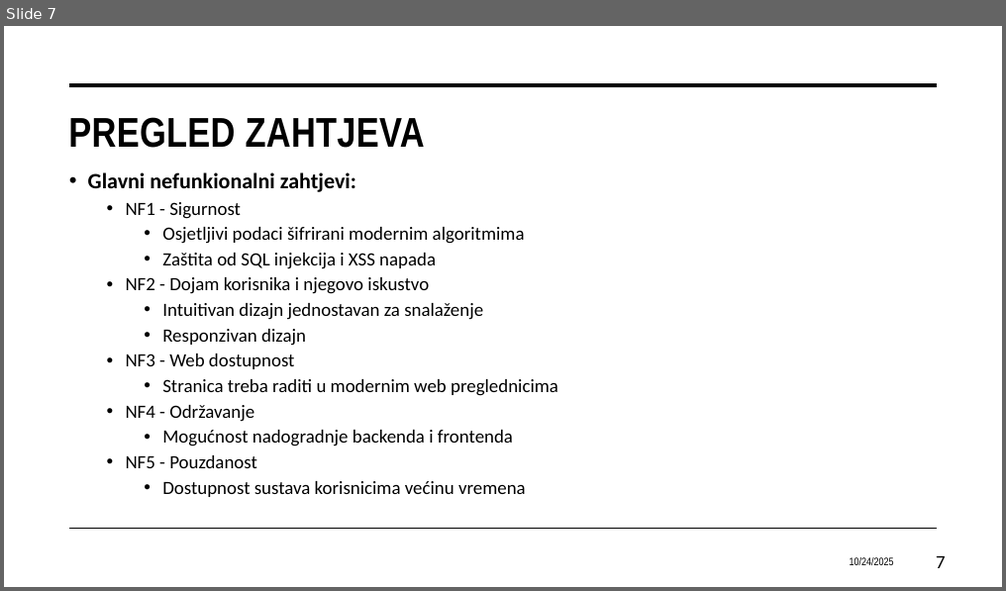
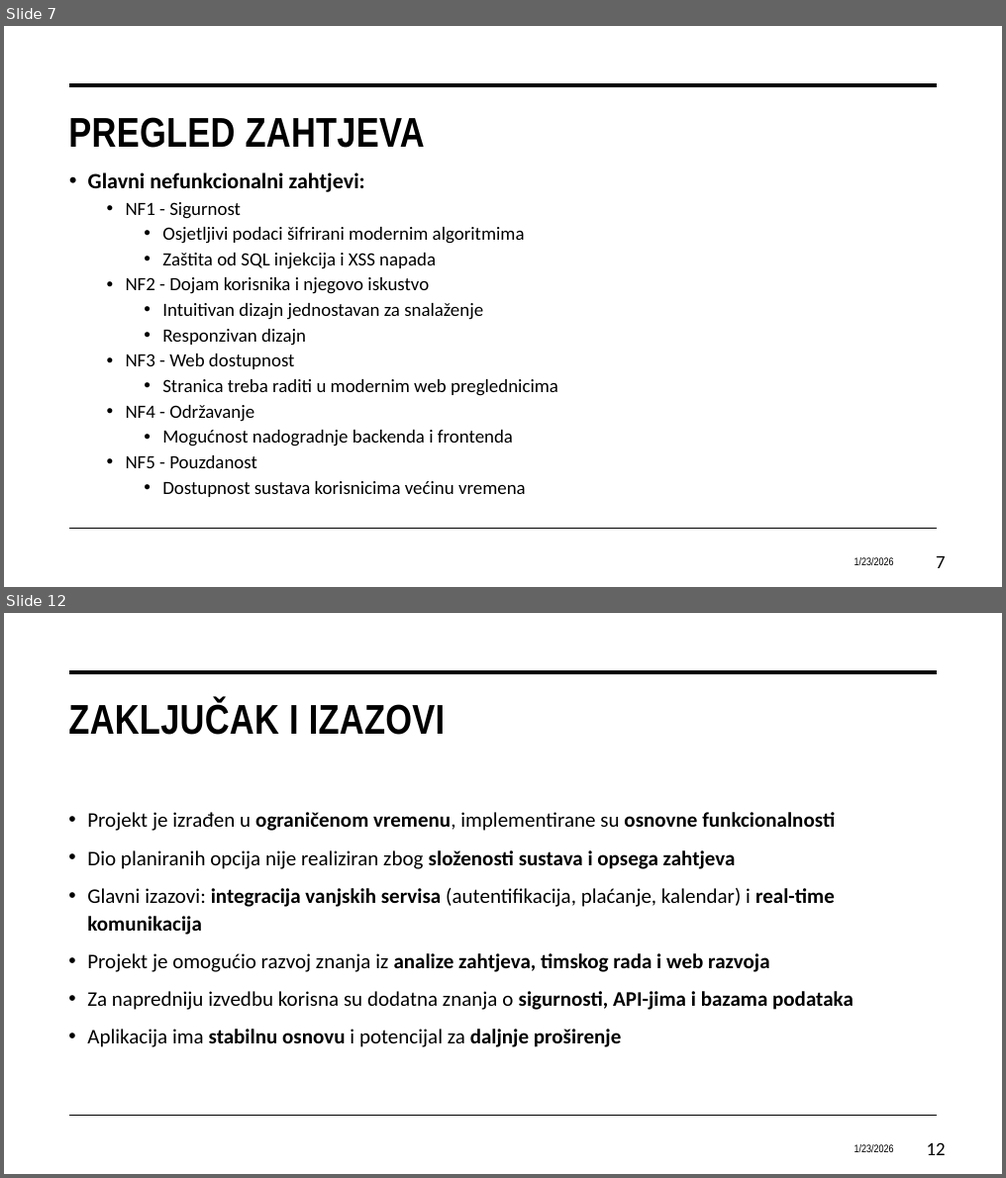
Before and after one commit to Nikolaaa777/Progi---13.4---PawPal, a slide deck: PawPal.pptx. Shown one above the other, each under a label of ours: slide 7 before the commit, slides 7 and 12 after it; the slides between them are not shown. The pictures are 1006x591 and 1006x1178 pixels, drawn with LibreOffice and Linux fonts; fonts in the diff are those of the drawing. Boxes give left, top, right and bottom in pixels: in the first picture for what was removed or moved away, otherwise in the second. Text is boxed around its words. In the diff, an @@ line names an element or a change of style, - is before the commit and + after.

```diff
--- a/PawPal.pptx
+++ b/PawPal.pptx
@@ slide 12 added at bbox=[4, 613, 1002, 1174], background #FFFFFF; not listed: 2 template elements that a slide beside it also shows @@
@@ title added at bbox=[68, 699, 445, 735], 40 pt, text #000000, bold @@
+ZAKLJUČAK I IZAZOVI
@@ text added at bbox=[87, 812, 853, 1048], 20 pt, text #000000, bold @@
+• Projekt je izrađen u ograničenom vremenu, implementirane su osnovne funkcionalnosti
+• Dio planiranih opcija nije realiziran zbog složenosti sustava i opsega zahtjeva
+• Glavni izazovi: integracija vanjskih servisa (autentifikacija, plaćanje, kalendar) i real-time komunikacija
+• Projekt je omogućio razvoj znanja iz analize zahtjeva, timskog rada i web razvoja
+• Za napredniju izvedbu korisna su dodatna znanja o sigurnosti, API-jima i bazama podataka
+• Aplikacija ima stabilnu osnovu i potencijal za daljnje proširenje
@@ text added at bbox=[854, 1145, 894, 1153], 10.5 pt, text #000000 @@
+1/23/2026
@@ page number added at bbox=[927, 1143, 945, 1156], 18 pt, text #000000 @@
+12
@@ slide 7 changed as well @@
@@ text at bbox=[88, 173, 365, 192]: text changed @@
-• Glavni nefunkionalni zahtjevi:
+• Glavni nefunkcionalni zahtjevi:
@@ text at bbox=[854, 558, 894, 566]: text changed @@
-10/24/2025
+1/23/2026
```
Also in this commit, not shown: 6 other slides changed, 4 other slides added, 1 slide removed.
